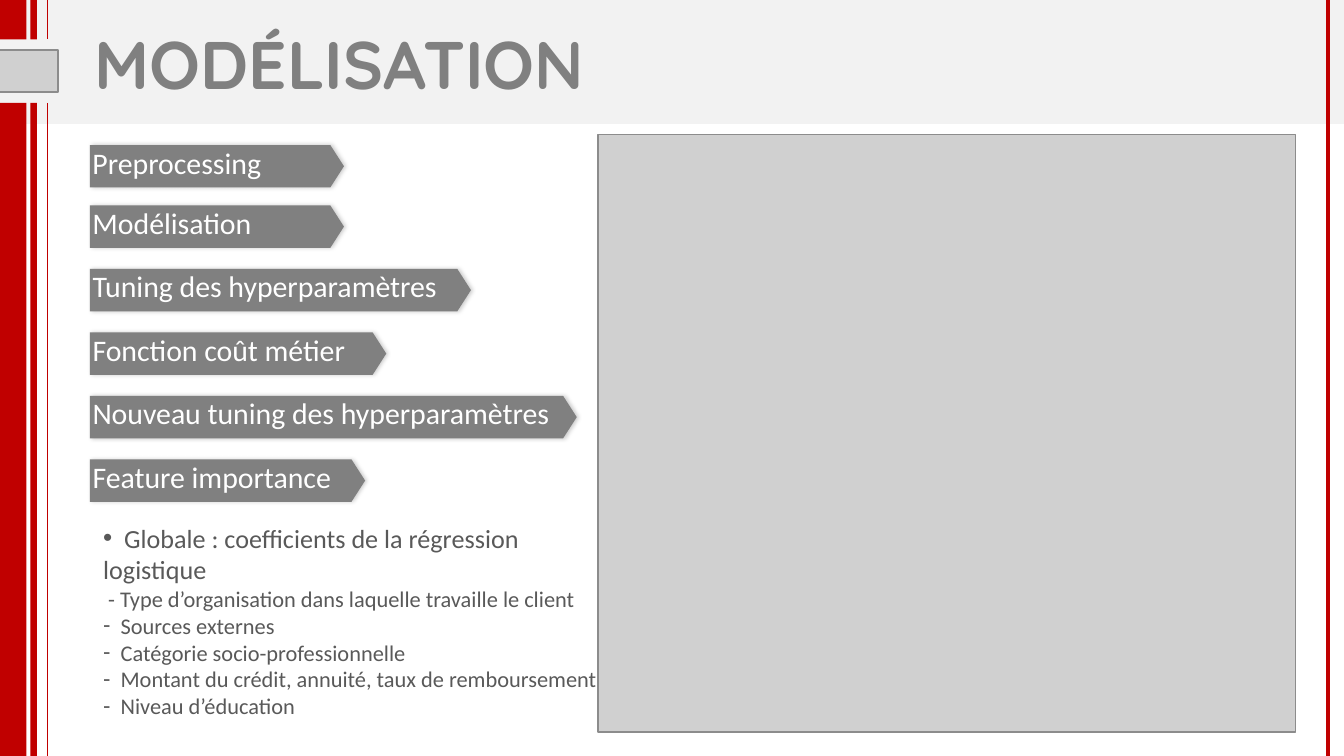
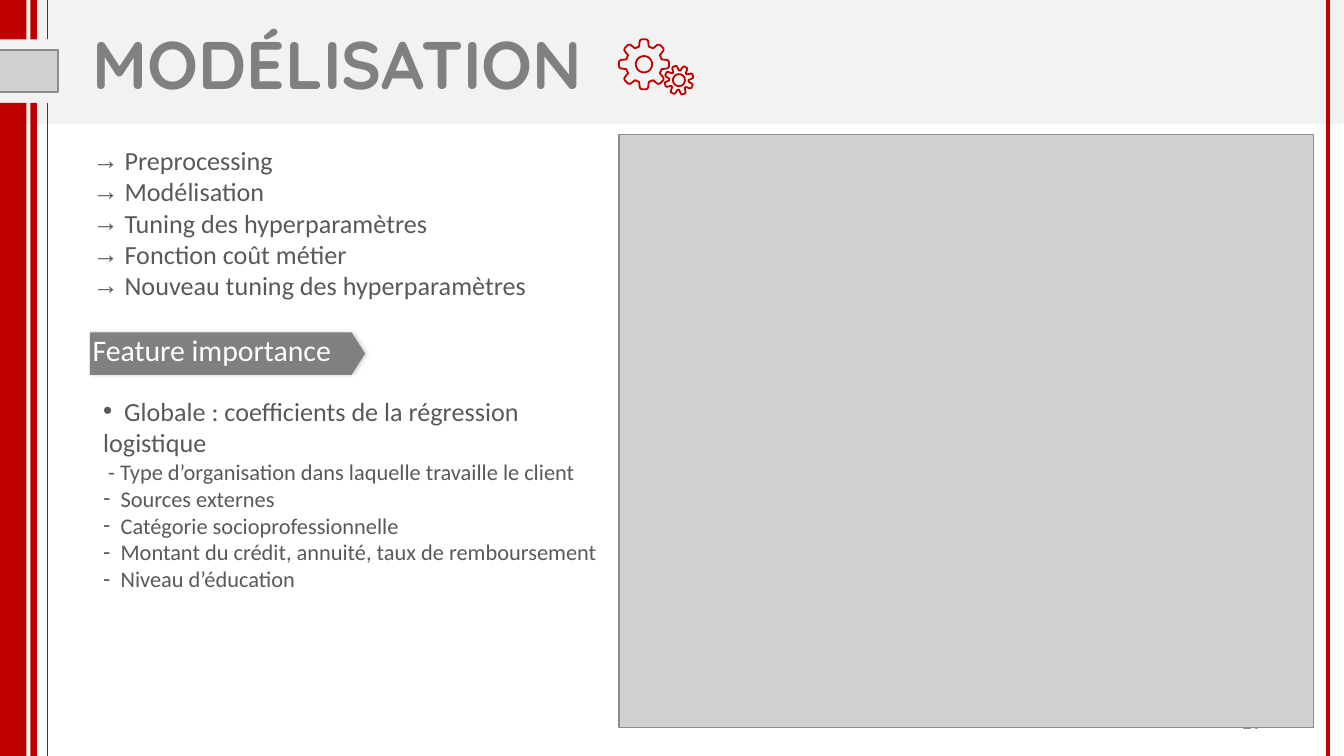
Before and after one commit to florabajolet/OCR7_scoring, a slide deck: slide 19 of P7_presentation.pptx (slide 18 before the commit). Drawn at 1344x756 pixels with LibreOffice and Linux fonts; fonts in the diff are those of the drawing; grey boxes stand for pictures. Boxes give left, top, right and bottom in pixels: in the first picture for what was removed or moved away, otherwise in the second. Text is boxed around its words. In the diff, an @@ line names an element or a change of style, - is before the commit and + after.

```diff
--- a/P7_presentation.pptx
+++ b/P7_presentation.pptx
@@ title "MODÉLISATION" at box(93, 28, 582, 90): alignment centre to left @@
@@ freeform shape added at box(620, 39, 669, 89), outline #C00000 0.96 pt @@
@@ freeform shape added at box(665, 66, 694, 94), outline #C00000 0.96 pt @@
@@ pentagon arrow removed at box(90, 145, 344, 187) @@
@@ picture: place and size @@
-picture at box(598, 134, 1296, 732)
+picture at box(620, 134, 1314, 727)
@@ text removed at box(92, 153, 261, 179) @@
-Preprocessing
@@ text added at box(125, 152, 526, 300), 14 pt, text #595959 @@
+→ Preprocessing
+→ Modélisation
+→ Tuning des hyperparamètres
+→ Fonction coût métier
+→ Nouveau tuning des hyperparamètres
@@ pentagon arrow removed at box(90, 206, 344, 247) @@
@@ text removed at box(92, 213, 251, 234) @@
-Modélisation
@@ pentagon arrow removed at box(90, 269, 470, 310) @@
@@ text removed at box(93, 276, 436, 302) @@
-Tuning des hyperparamètres
@@ text "Feature importance": place and size @@
-text "Feature importance" at box(93, 467, 331, 493)
+text "Feature importance" at box(93, 340, 331, 366)
@@ pentagon arrow: place and size @@
-pentagon arrow at box(90, 460, 366, 501)
+pentagon arrow at box(90, 332, 366, 374)
@@ pentagon arrow removed at box(90, 332, 386, 374) @@
@@ text removed at box(93, 340, 345, 361) @@
-Fonction coût métier
@@ text "Globale : coefficients de la ...": place and size @@
-text "Globale : coefficients de la ..." at box(103, 530, 596, 714)
+text "Globale : coefficients de la ..." at box(103, 403, 596, 587)
@@ pentagon arrow removed at box(90, 396, 577, 438) @@
@@ text removed at box(93, 403, 549, 429) @@
-Nouveau tuning des hyperparamètres
@@ text at box(121, 518, 399, 538): text changed @@
-– Catégorie socio-professionnelle
+– Catégorie socioprofessionnelle
@@ page number at box(1241, 727, 1264, 735): text changed @@
-18
+19
```
Also in this commit, not shown: 20 other slides changed, 3 slides added, 19 other files.
